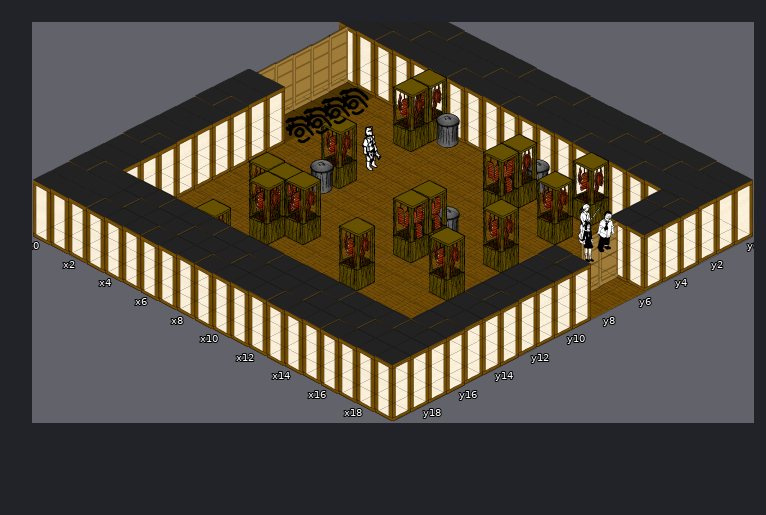
Level history. Tiled map: src/data/butcher_shop01.tmx. Above: the version before the commit.
Cells are 250x129 px. Isometric: x runs down to the right, y down to the left. Shown: x 0..19, y 0..19.
New version:
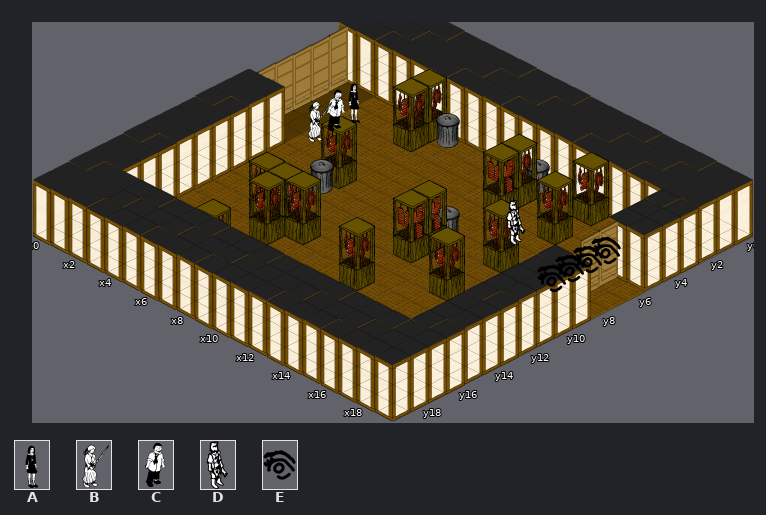
Key: from "actors_tiles": A 0, B 2, C 4, D 10, E 13.
_ is an empty cell.
Diff:
Layer "actors_layer":
The edit turns tile E into tile A in row 4 at x 2.
The edit turns tile E into tile B in row 6 at x 2.
The edit turns tile E into tile C in row 5 at x 2.
There is now tile D in row 6 at x 13.
There is now tile E in rows 5 to 8 at x 17.
Tile A is gone in row 5 at x 16.
Tile B is gone in row 4 at x 15.
Tile C is gone in row 4 at x 16.
Tile D is gone in row 6 at x 5.
Tile E is gone in row 7 at x 2.
Changed places in both pictures, as pixel boxes (x1, y1, x2, y2):
changed: (285, 83, 382, 171)
added: (506, 200, 526, 245)
changed: (537, 203, 621, 293)
